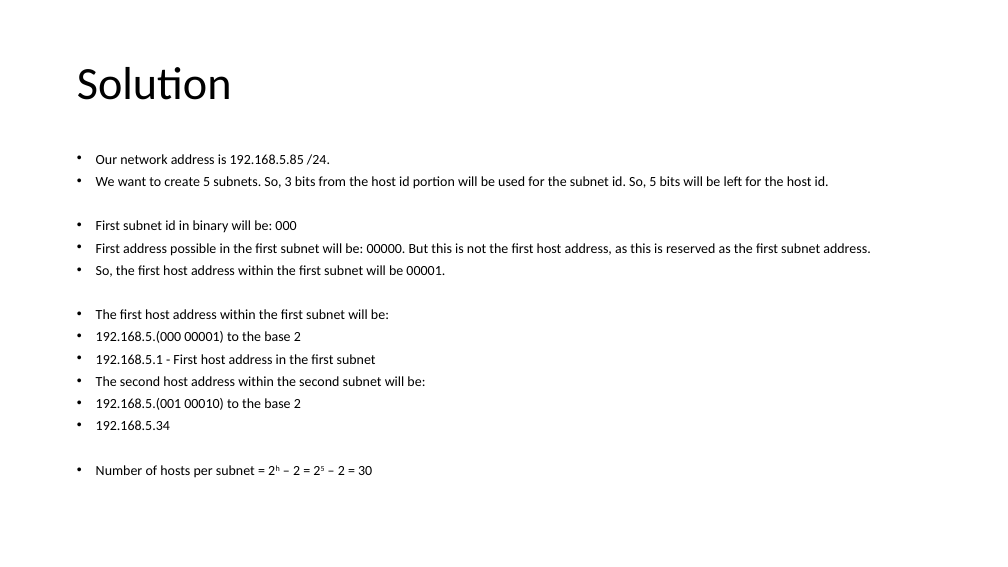
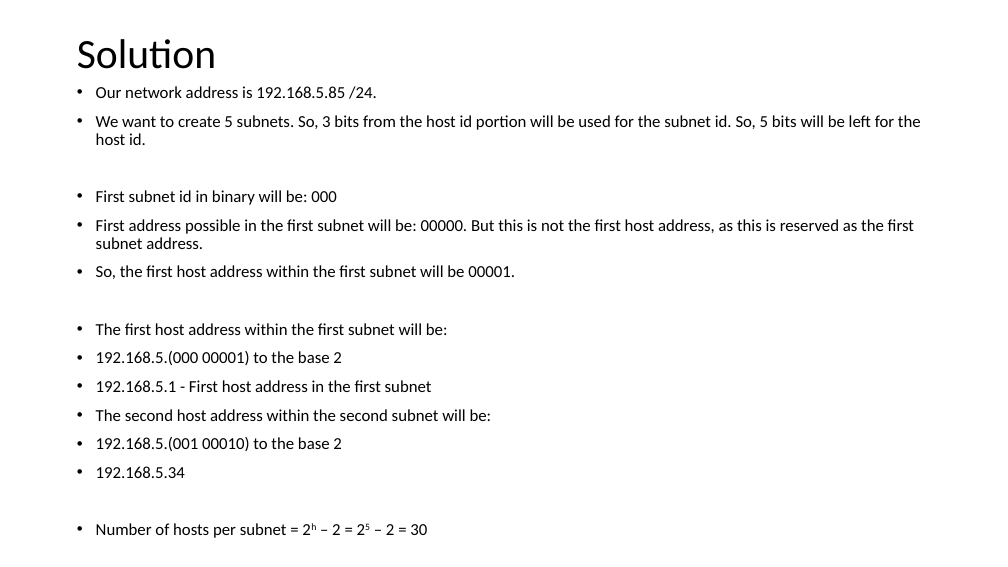
Before and after one commit to pranayshahare26/Cloud_Computing, a slide deck: slide 9 of Subnetting-2.pptx. Drawn at 1008x567 pixels with LibreOffice and Linux fonts; fonts in the diff are those of the drawing. Boxes give left, top, right and bottom in pixels: in the first picture for what was removed or moved away, otherwise in the second. Text is boxed around its words. In the diff, an @@ line names an element or a change of style, - is before the commit and + after.

```diff
--- a/Subnetting-2.pptx
+++ b/Subnetting-2.pptx
@@ title "Solution" at [77,39,216,69]: size 44 to 39.6 pt @@
@@ text "Our network address is 192.168.5.85 ...": place and size @@
-text "Our network address is 192.168.5.85 ..." at [96,154,870,478]
+text "Our network address is 192.168.5.85 ..." at [96,86,921,538]
@@ text "Our network address is 192.168.5.85 ..." at [96,86,921,538]: size 13.3 to 16 pt; size 12.8 to 16 pt in "25"; line spacing 0.7 to 0.9 @@
```
Also in this commit, not shown: 2 other slides changed, 1 slide added, 7 other files.
